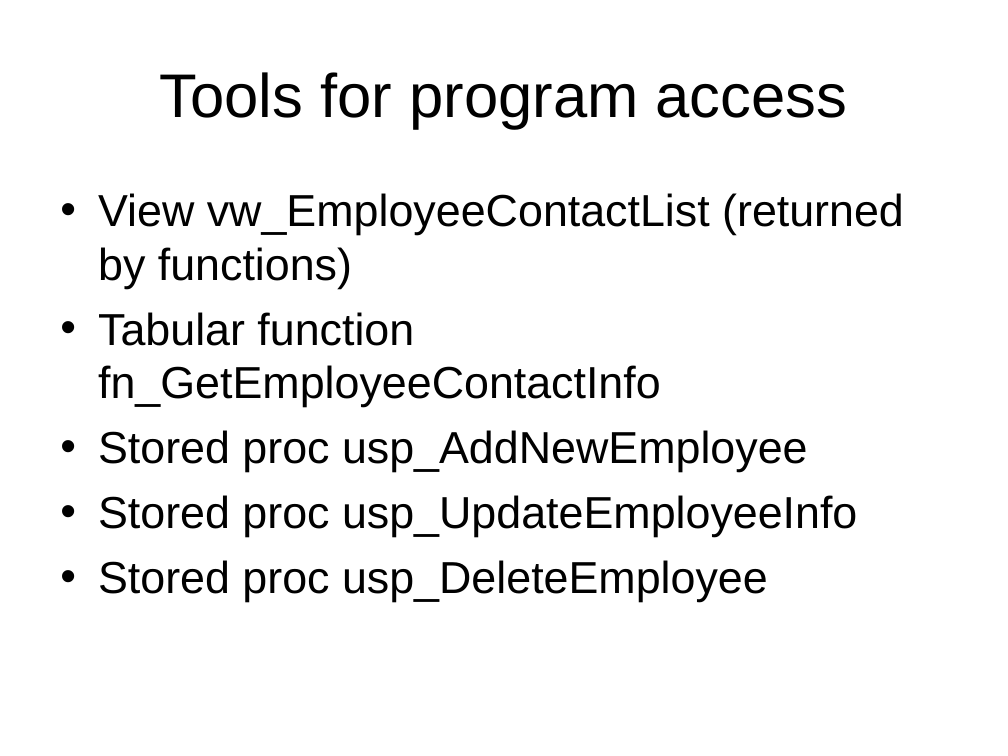
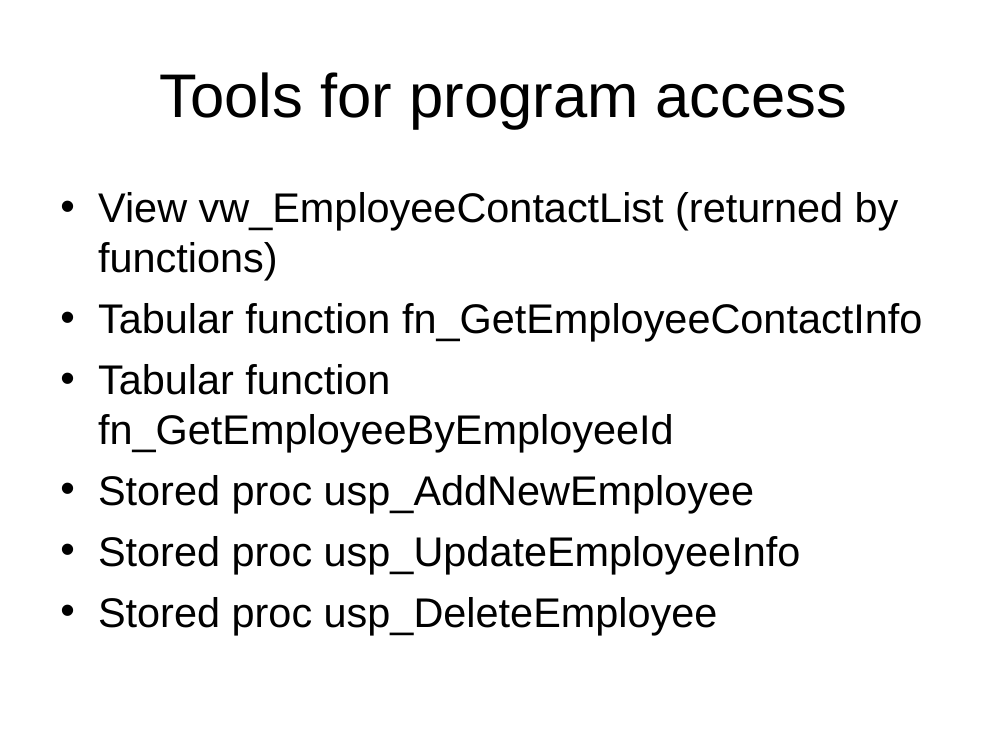
Before and after one commit to LIPHP/Employee-Contact-List, a slide deck: slide 15 of Docs/Using Microsoft SQL Server with PHP.ppt. Drawn at 1008x756 pixels with LibreOffice and Linux fonts; fonts in the diff are those of the drawing. Boxes give left, top, right and bottom in pixels: in the first picture for what was removed or moved away, otherwise in the second. Text is boxed around its words. In the diff, an @@ line names an element or a change of style, - is before the commit and + after.

```diff
--- a/Docs/Using Microsoft SQL Server with PHP.ppt
+++ b/Docs/Using Microsoft SQL Server with PHP.ppt
@@ text at box(98, 192, 922, 635): size 32 to 29.6 pt in "View vw_EmployeeContactList (returned by functions)", "Tabular function fn_GetEmployeeContactInfo", "Stored proc usp_AddNewEmployee", "Stored proc usp_UpdateEmployeeInfo" and 1 more places @@
@@ text at box(98, 364, 674, 452): paragraph added @@
+• Tabular function fn_GetEmployeeByEmployeeId
```
Also in this commit, not shown: 7 other slides changed, 8 slides added, 1 slide removed, 3 other files.
